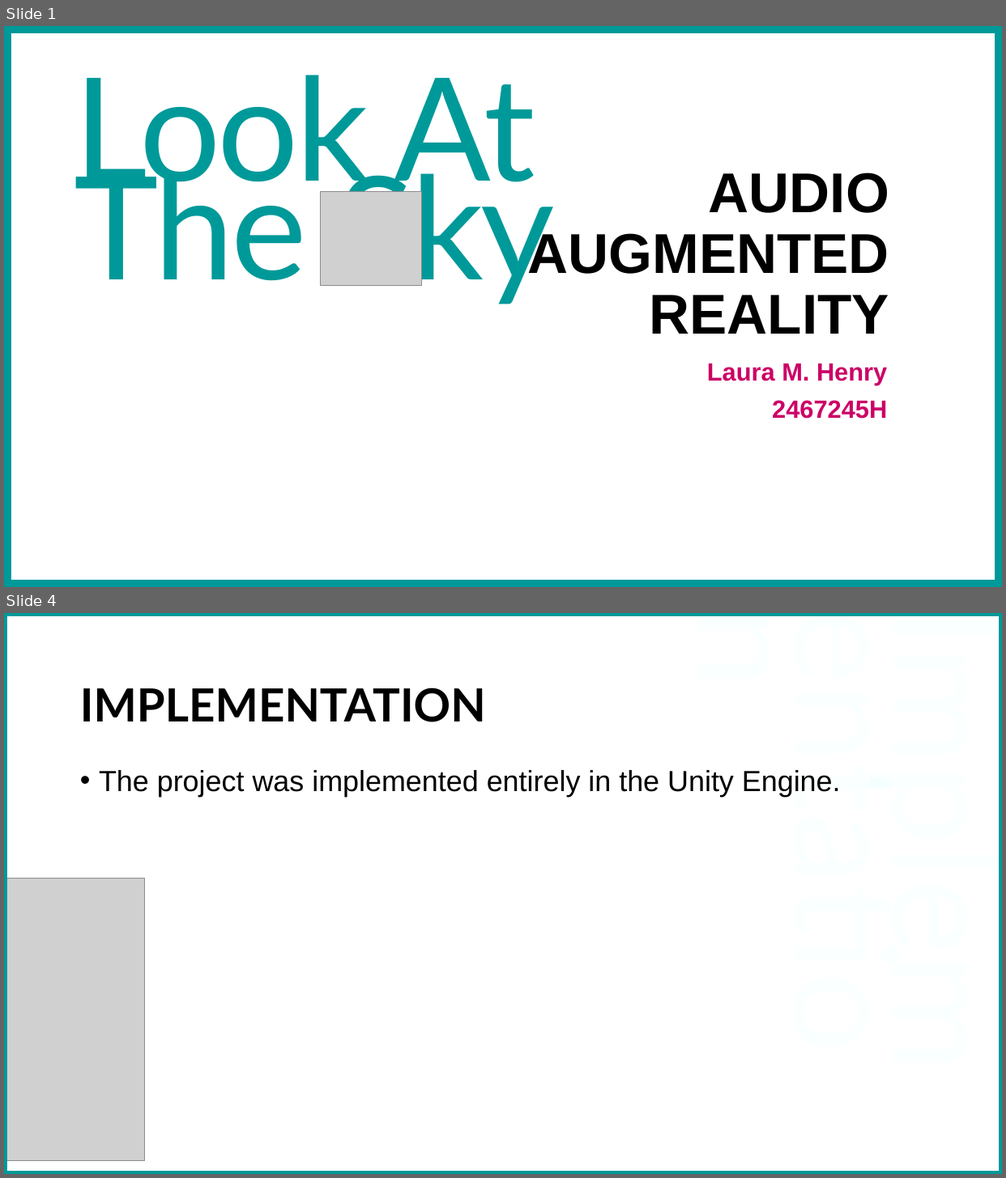
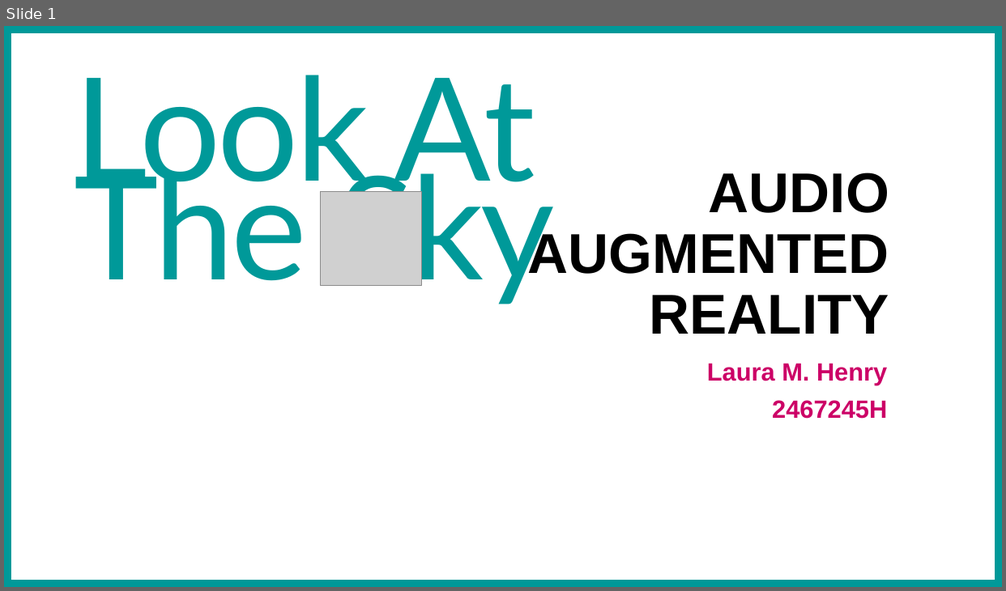
Before and after one commit to mulderandbuffy/Audio-Augmented-Reality, a slide deck: presentation/Project Presentation Slides.pptx. Shown one above the other, each under a label of ours: slides 1 and 4 before the commit, slide 1 after it; the slides between them are not shown. The pictures are 1006x1178 and 1006x591 pixels, drawn with LibreOffice and Linux fonts; fonts in the diff are those of the drawing; grey boxes stand for pictures. Boxes give left, top, right and bottom in pixels: in the first picture for what was removed or moved away, otherwise in the second. Text is boxed around its words. In the diff, an @@ line names an element or a change of style, - is before the commit and + after.

```diff
--- a/presentation/Project Presentation Slides.pptx
+++ b/presentation/Project Presentation Slides.pptx
@@ slide 4 removed at box(4, 613, 1002, 1174), background #FFFFFF @@
@@ rectangle removed at box(4, 613, 1002, 1174) @@
@@ text removed at box(651, 613, 967, 1129) @@
-Implementation
@@ title removed at box(80, 688, 486, 722) @@
-IMPLEMENTATION
@@ text removed at box(99, 770, 841, 797) @@
-• The project was implemented entirely in the Unity Engine.
@@ picture removed at box(4, 879, 145, 1161) @@
```
Also in this commit, not shown: 2 slides changed, 7 slides added, 1 other slide removed, 38 other files.
